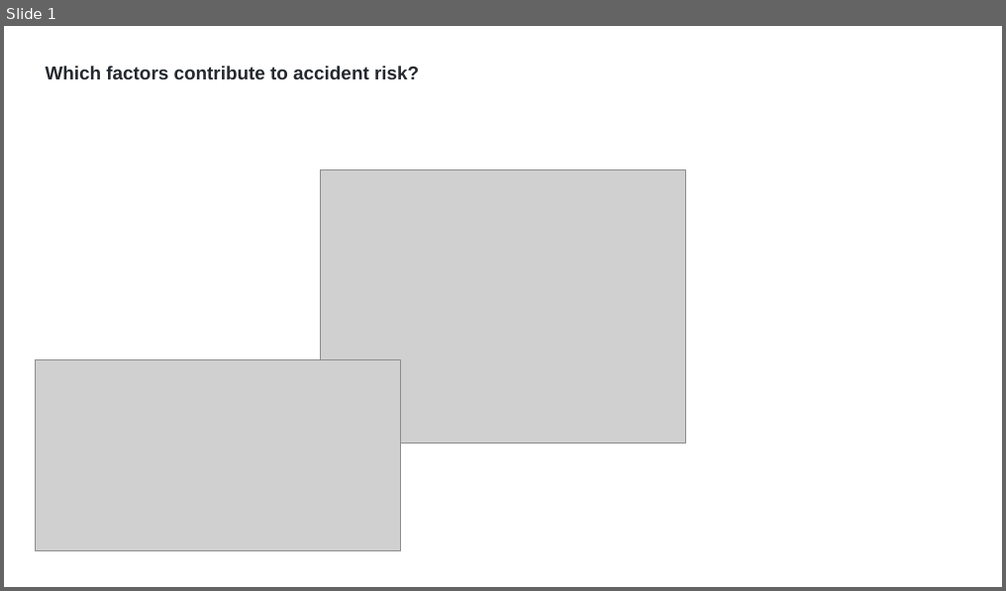
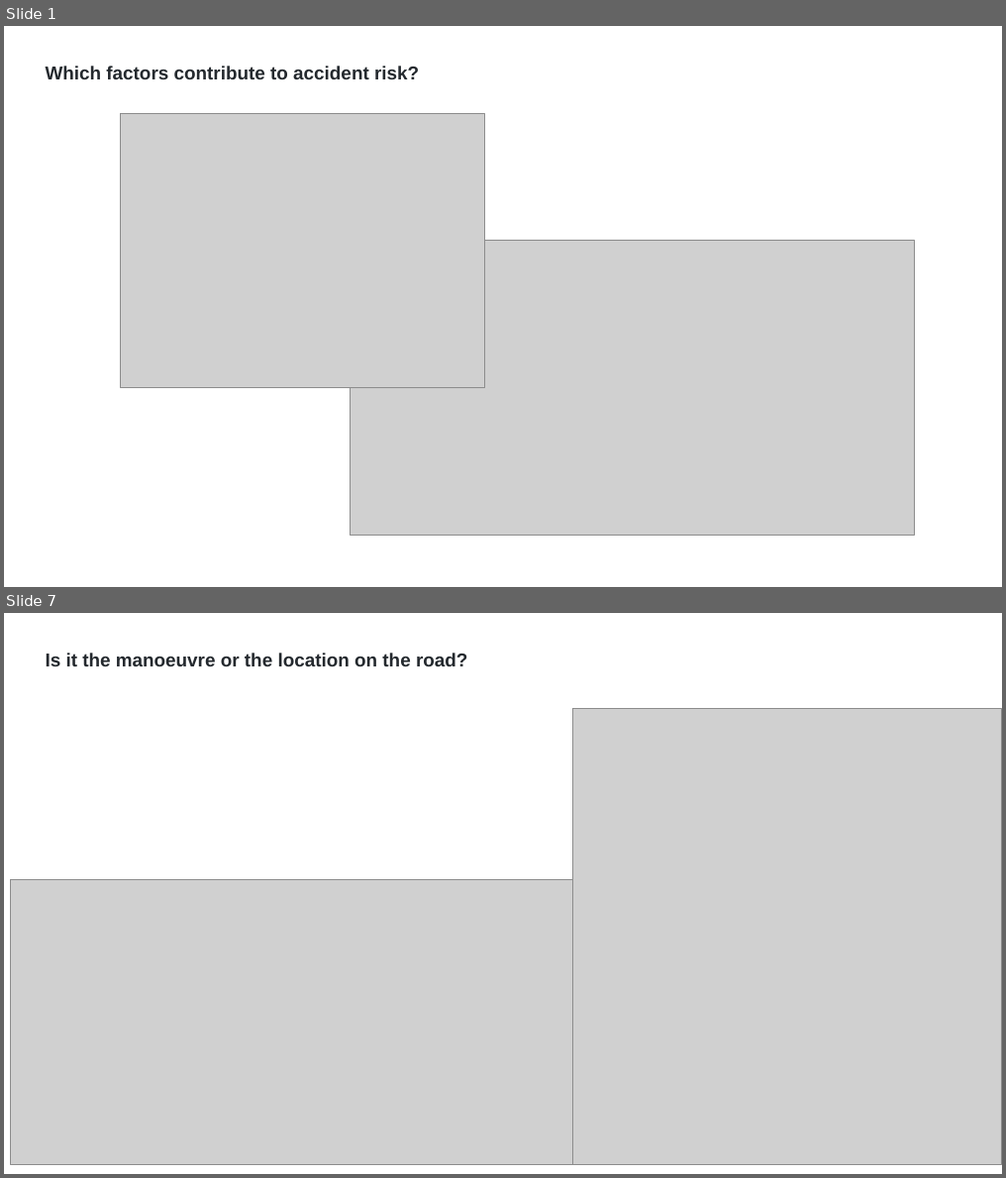
Before and after one commit to Garywtne/Team_Project_One, a slide deck: Presentation_images/Pres1.pptx. Shown one above the other, each under a label of ours: slide 1 before the commit, slides 1 and 7 after it; the slides between them are not shown. The pictures are 1006x591 and 1006x1178 pixels, drawn with LibreOffice and Linux fonts; fonts in the diff are those of the drawing; grey boxes stand for pictures. Boxes give left, top, right and bottom in pixels: in the first picture for what was removed or moved away, otherwise in the second. Text is boxed around its words. In the diff, an @@ line names an element or a change of style, - is before the commit and + after.

```diff
--- a/Presentation_images/Pres1.pptx
+++ b/Presentation_images/Pres1.pptx
@@ slide 7 added at box(4, 613, 1002, 1174), background #FFFFFF @@
@@ text added at box(46, 653, 467, 666), 18 pt, text #24292E, bold @@
+Is it the manoeuvre or the location on the road?
@@ picture added at box(573, 709, 1001, 1165) @@
@@ picture added at box(11, 880, 573, 1165) @@
@@ slide 1 changed as well @@
@@ picture: place and size @@
-picture at box(321, 170, 686, 444)
+picture at box(120, 113, 485, 387)
@@ picture: place and size @@
-picture at box(36, 361, 401, 552)
+picture at box(350, 240, 915, 536)
```
Also in this commit, not shown: 5 other slides added, 15 slides removed, 28 other files.
